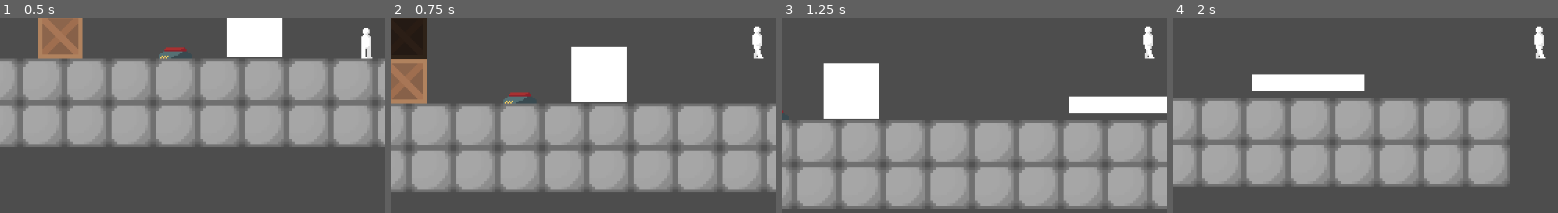
Above: before the commit, frames 1-4 (left to right).
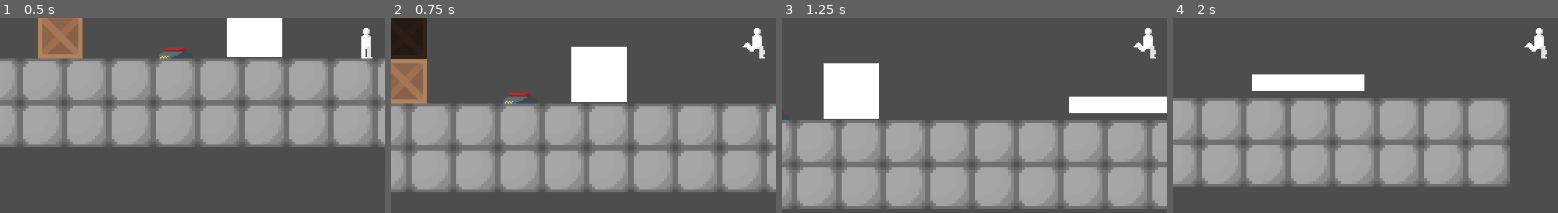
Above: after the commit, the same moments.

Repository: rafesholler/gmtk-2025
Game: Godot game, scene res://test_scene.tscn
Two runs of this game, one before a commit and one after it. Both use one fixed random seed, a clock stepped at 60 frames per second and the inputs below.
Inputs (mouse positions are % of the whole screen's width and height, from its top left):
- Up to frame 1 (0.5 s): no input
- Up to frame 2 (0.75 s): move the mouse to (75, 52) at 0.52 s; hold D (move_right) from 0.53 s (still down); hold W (jump) from 0.53 s (still down)
- Up to frame 3 (1.25 s): keep holding D (move_right); keep holding W (jump)
- Up to frame 4 (2 s): keep holding D (move_right); move the mouse to (31, 63) at 1.27 s; release W (jump) at 1.28 s; tap F (change_loop) at 1.35 s; tap W (jump) at 1.52, 1.55, 1.82 s
The pictures show only the part of the screen within x 4-54%, y 47-97%; the shares and areas given below are measured in that part.

Frame 1 is identical in both runs. In frame 2, 0.3% of the frame differs, in the area x 91-98%, y 4-22%; in frame 3, 0.3%; in frame 4, 0.3%.

Commit message:
updated jumping animation

Diff:
--- a/Player/fall.gd
+++ b/Player/fall.gd
@@ -1,14 +1,10 @@
 extends State
 
 func on_start(params: Array = []) -> void:
-	pass
+	target.get_node("AnimatedSprite2D").play("jump")
 
 func update(delta: float) -> void:
-	var dir = Input.get_axis("move_left", "move_right")
-	if dir == 0:
-		target.get_node("AnimatedSprite2D").play("idle")
-	else:
-		target.get_node("AnimatedSprite2D").play("run")
+	pass
 
 func physics_update(delta: float) -> void:
 	target.velocity.y += target.gravity * delta
--- a/Player/player.gd
+++ b/Player/player.gd
@@ -11,10 +11,6 @@
 
 func _process(delta: float) -> void:
 	var dir = Input.get_axis("move_left", "move_right")
-	if dir != 0 and $AnimatedSprite2D.animation != "run":
-		$AnimatedSprite2D.play("run")
-	elif dir == 0 and $AnimatedSprite2D.animation != "idle":
-		$AnimatedSprite2D.play("idle")
 
 	if dir < 0 and not $AnimatedSprite2D.flip_h:
 		$AnimatedSprite2D.flip_h = true
--- a/Player/player.tscn
+++ b/Player/player.tscn
@@ -14,6 +14,10 @@
 [sub_resource type="AtlasTexture" id="AtlasTexture_gwnis"]
 atlas = ExtResource("3_btcbx")
 region = Rect2(0, 0, 32, 32)
+
+[sub_resource type="AtlasTexture" id="AtlasTexture_od3ui"]
+atlas = ExtResource("3_btcbx")
+region = Rect2(32, 0, 32, 32)
 
 [sub_resource type="AtlasTexture" id="AtlasTexture_k53q1"]
 atlas = ExtResource("3_btcbx")
@@ -35,6 +39,14 @@
 }],
 "loop": true,
 "name": &"idle",
+"speed": 5.0
+}, {
+"frames": [{
+"duration": 1.0,
+"texture": SubResource("AtlasTexture_od3ui")
+}],
+"loop": true,
+"name": &"jump",
 "speed": 5.0
 }, {
 "frames": [{
@@ -89,9 +101,9 @@
 [node name="AnimatedSprite2D" type="AnimatedSprite2D" parent="."]
 position = Vector2(-1, -11)
 sprite_frames = SubResource("SpriteFrames_od3ui")
-animation = &"idle"
+animation = &"jump"
 autoplay = "idle"
-frame_progress = 0.180631
+frame_progress = 0.335054
 
 [node name="PullRange" type="Area2D" parent="."]
 collision_layer = 2
Not shown: 2 places in Player/player.tscn that only renumber resources
